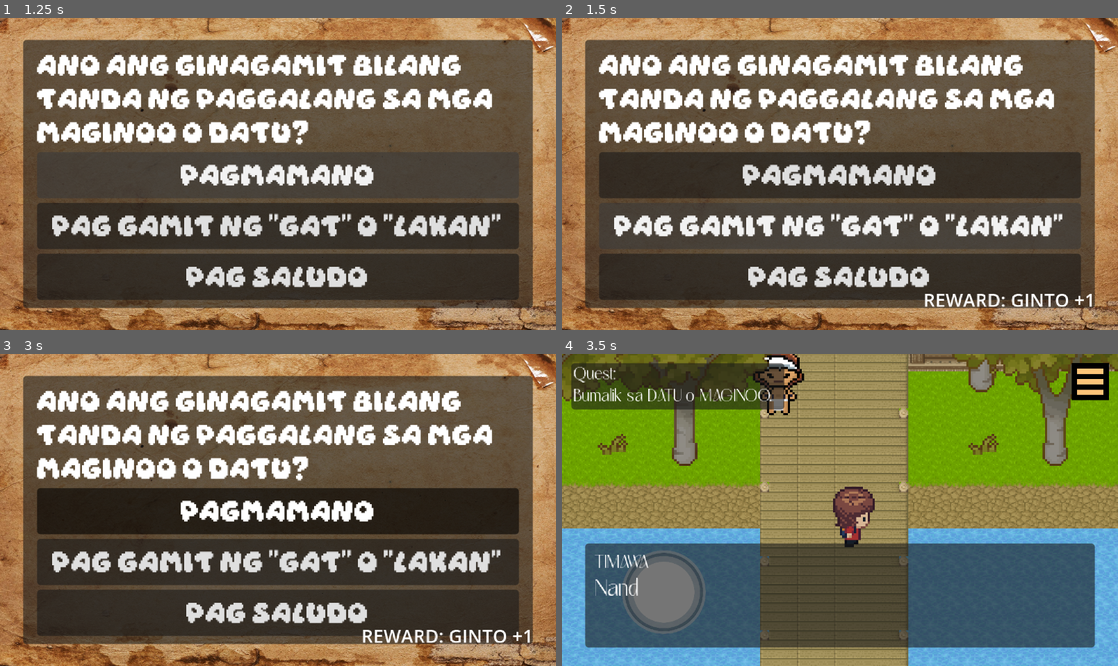
Above: before the commit, frames 1-4 (two rows, left to right).
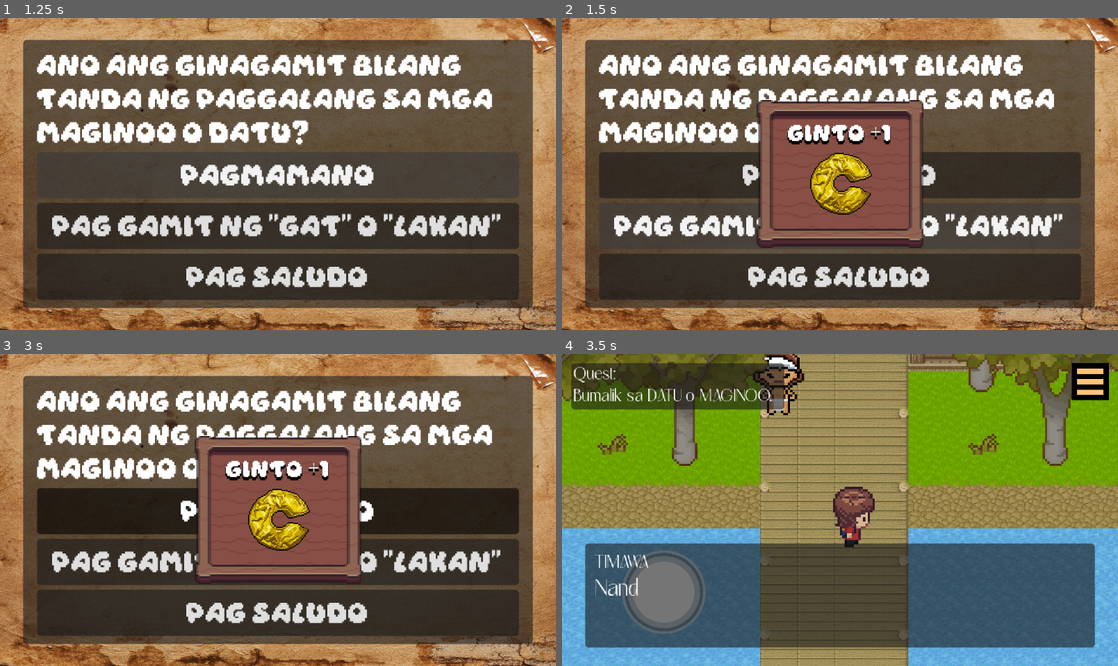
Above: after the commit, the same moments.

Repository: ChrisF29/lakbayan-project
Game: Godot game, scene res://quiz/hide_seek_quiz.tscn
The game is run twice, just before and just after one commit, with the same random seed, the same clock (stepped at 60 frames per second) and the same inputs. This scene is started directly instead of the project's main scene.
Inputs (mouse positions are in pixels of both pictures, inside the frame that each line leads up to):
- Up to frame 1 (1.25 s): click "Pagmamano" at 0.5 s
- Up to frame 2 (1.5 s): click "Pag gamit ng 'Gat' o 'Lakan'" at 1.25 s
- Up to frame 3 (3 s): click "Pag saludo" at 2 s; tap Enter at 2.75 s; move the mouse to (400, 494) at 2.77 s; hold D (right) from 2.78 s (still down); tap E (interact) at 2.85 s; click (400, 494) at 2.92 s
- Up to frame 4 (3.5 s): keep holding D (right)

Frame 1 is identical in both runs. In frame 2, 14% of the frame differs, in the area x 35-96%, y 26-93%; in frame 3, 13%; in frame 4, nothing differs.

Commit message:
Add texture import configuration for GoldPNG.png
- Introduced a new import file for GoldPNG.png to manage texture settings.
- Configured compression parameters and metadata for optimal texture handling.
- Set up dependencies linking the source and destination files for the texture.

Diff:
--- a/minigames/hide_seek_quiz.tscn
+++ /dev/null
@@ -1,83 +0,0 @@
-[gd_scene format=3]
-
-[ext_resource type="Script" path="res://minigames/scripts/hide_seek_quiz.gd" id="1_hm3an"]
-
-[node name="HideSeekQuiz" type="Control"]
-layout_mode = 3
-anchors_preset = 15
-anchor_right = 1.0
-anchor_bottom = 1.0
-grow_horizontal = 2
-grow_vertical = 2
-script = ExtResource("1_hm3an")
-
-[node name="DimBackground" type="ColorRect" parent="."]
-layout_mode = 1
-anchors_preset = 15
-anchor_right = 1.0
-anchor_bottom = 1.0
-grow_horizontal = 2
-grow_vertical = 2
-color = Color(0, 0, 0, 0.7)
-
-[node name="Panel" type="Panel" parent="."]
-layout_mode = 1
-anchors_preset = 8
-anchor_left = 0.5
-anchor_top = 0.5
-anchor_right = 0.5
-anchor_bottom = 0.5
-offset_left = -220.0
-offset_top = -140.0
-offset_right = 220.0
-offset_bottom = 140.0
-grow_horizontal = 2
-grow_vertical = 2
-
-[node name="VBoxContainer" type="VBoxContainer" parent="Panel"]
-layout_mode = 1
-anchors_preset = 15
-anchor_right = 1.0
-anchor_bottom = 1.0
-offset_left = 16.0
-offset_top = 16.0
-offset_right = -16.0
-offset_bottom = -16.0
-grow_horizontal = 2
-grow_vertical = 2
-
-[node name="QuestionLabel" type="Label" parent="Panel/VBoxContainer"]
-layout_mode = 2
-text = "Ano ang ginagamit bilang tanda ng paggalang sa mga maginoo o datu?"
-autowrap_mode = 3
-
-[node name="AnswerA" type="Button" parent="Panel/VBoxContainer"]
-layout_mode = 2
-size_flags_vertical = 3
-text = "Pagmamano"
-
-[node name="AnswerB" type="Button" parent="Panel/VBoxContainer"]
-layout_mode = 2
-size_flags_vertical = 3
-text = "Pag gamit ng \"Gat o Lakan\""
-
-[node name="AnswerC" type="Button" parent="Panel/VBoxContainer"]
-layout_mode = 2
-size_flags_vertical = 3
-text = "Pag saludo"
-
-[node name="RewardLabel" type="Label" parent="."]
-visible = false
-layout_mode = 1
-anchors_preset = 8
-anchor_left = 0.5
-anchor_top = 0.5
-anchor_right = 0.5
-anchor_bottom = 0.5
-offset_left = -80.0
-offset_top = 120.0
-offset_right = 80.0
-offset_bottom = 140.0
-grow_horizontal = 2
-grow_vertical = 2
-text = "REWARD: GINTO +1"
--- a/minigames/scripts/hide_seek_quiz.gd
+++ b/minigames/scripts/hide_seek_quiz.gd
@@ -6,7 +6,8 @@
 
 @onready var answer_c = $Panel/VBoxContainer/AnswerC
 
-@onready var reward_label = $RewardLabel
+@onready var reward_bg = $RewardBG
+@onready var reward_label = $RewardBG/RewardLabel
 
 const WRONG_COLOR = Color(1, 0, 0)
 const CORRECT_COLOR = Color(0, 1, 0)
@@ -84,6 +85,7 @@
 func reward_player():
 
 	PlayerData.ginto += 1
+	reward_bg.visible = true
 	reward_label.visible = true
 
 	QuestManager.set_quest(
--- a/quiz/hide_seek_quiz.tscn
+++ b/quiz/hide_seek_quiz.tscn
@@ -3,6 +3,8 @@
 [ext_resource type="Texture2D" uid="uid://csjkpbtwhqp2t" path="res://assets/2413177.jpg" id="1_2yox5"]
 [ext_resource type="Script" uid="uid://c8kqeig6eo3l" path="res://minigames/scripts/hide_seek_quiz.gd" id="1_kp21p"]
 [ext_resource type="FontFile" uid="uid://xvmg0to5anpq" path="res://assets/fonts/Daydream DEMO.otf" id="3_rtn8k"]
+[ext_resource type="Texture2D" uid="uid://ksbn0x4x5jku" path="res://assets/MenuBoard.png" id="4_a2aaq"]
+[ext_resource type="Texture2D" uid="uid://dqg2ckycqi20k" path="res://assets/GoldPNG.png" id="5_51xwl"]
 
 [node name="HideSeekQuiz" type="Control" unique_id=743579432]
 layout_mode = 3
@@ -75,11 +77,43 @@
 theme_override_fonts/font = ExtResource("3_rtn8k")
 text = "Pag saludo"
 
-[node name="RewardLabel" type="Label" parent="." unique_id=330656371]
+[node name="RewardBG" type="TextureRect" parent="." unique_id=1209853363]
 visible = false
+layout_mode = 1
+anchors_preset = 8
+anchor_left = 0.5
+anchor_top = 0.5
+anchor_right = 0.5
+anchor_bottom = 0.5
+offset_left = -72.0
+offset_top = -64.0
+offset_right = 72.0
+offset_bottom = 64.0
+grow_horizontal = 2
+grow_vertical = 2
+texture = ExtResource("4_a2aaq")
+
+[node name="RewardLabel" type="Label" parent="RewardBG" unique_id=330656371]
 layout_mode = 0
-offset_left = 312.0
-offset_top = 232.0
-offset_right = 461.0
-offset_bottom = 255.0
-text = "REWARD: GINTO +1"
+offset_left = 24.0
+offset_top = 17.0
+offset_right = 121.0
+offset_bottom = 41.0
+theme_override_colors/font_shadow_color = Color(0.009986146, 0.009986146, 0.009986146, 1)
+theme_override_constants/shadow_offset_x = 0
+theme_override_constants/shadow_offset_y = 2
+theme_override_constants/shadow_outline_size = 2
+theme_override_fonts/font = ExtResource("3_rtn8k")
+theme_override_font_sizes/font_size = 13
+text = "GINTO +1"
+horizontal_alignment = 1
+vertical_alignment = 1
+
+[node name="GoldPNG" type="TextureRect" parent="RewardBG" unique_id=1109117858]
+layout_mode = 0
+offset_left = 40.0
+offset_top = 40.0
+offset_right = 104.0
+offset_bottom = 104.0
+texture = ExtResource("5_51xwl")
+expand_mode = 1
Binary file added: assets/GoldPNG.png
Not shown, added: assets/GoldPNG.png.import
